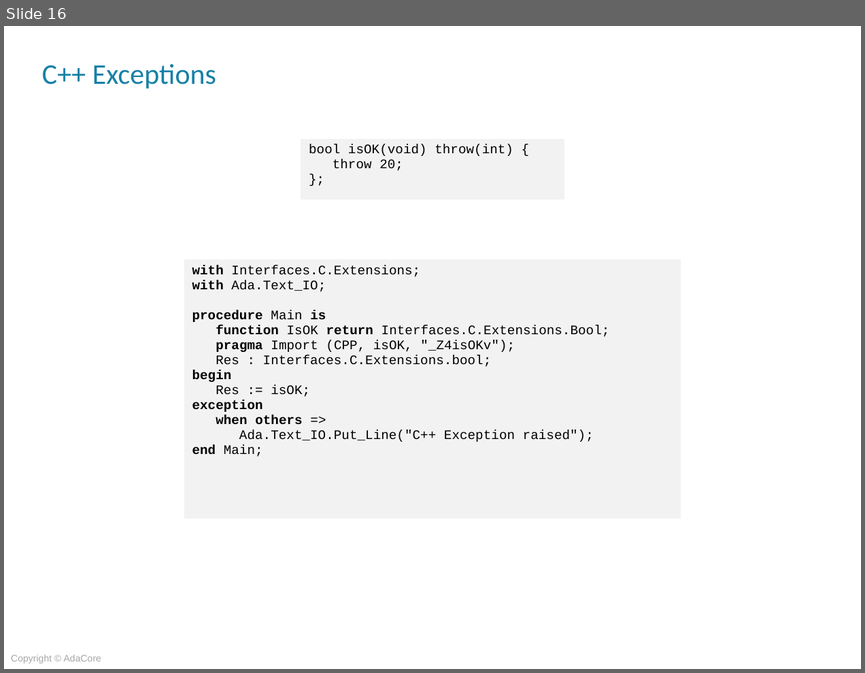
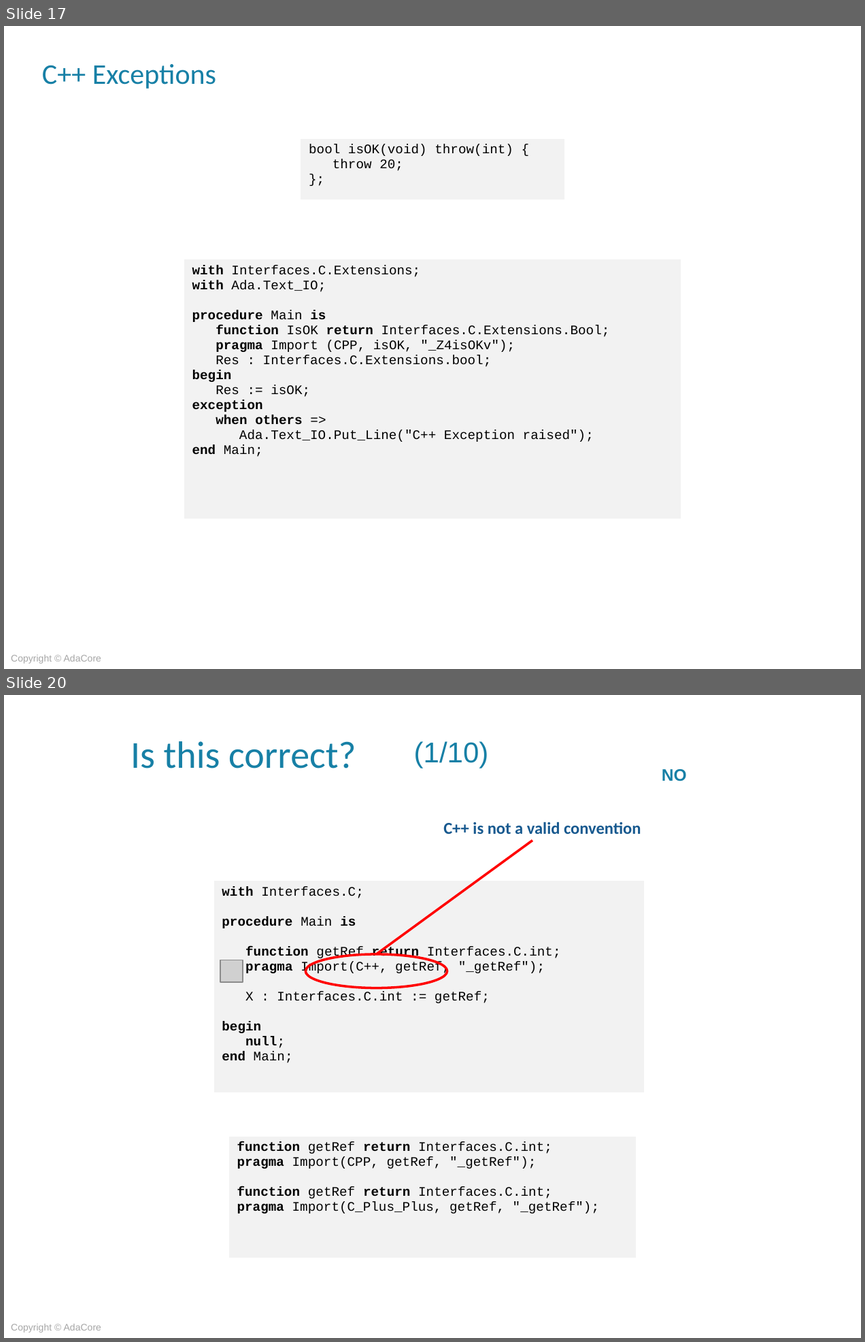
Before and after one commit to AdaCoreU/Courses, a slide deck: lectures/04_Mixed_Language_Programming_In_Ada/03_Ada_and_C++/Slides/03_Ada_and_C++.pptx. Shown one above the other, each under a label of ours: slide 16 before the commit, slides 17 and 20 after it; the slides between them are not shown. The pictures are 865x673 and 865x1342 pixels, drawn with LibreOffice and Linux fonts; fonts in the diff are those of the drawing; grey boxes stand for pictures; background and template pictures are left out. Boxes give left, top, right and bottom in pixels: in the first picture for what was removed or moved away, otherwise in the second. Text is boxed around its words. In the diff, an @@ line names an element or a change of style, - is before the commit and + after.

```diff
--- a/lectures/04_Mixed_Language_Programming_In_Ada/03_Ada_and_C++/Slides/03_Ada_and_C++.pptx
+++ b/lectures/04_Mixed_Language_Programming_In_Ada/03_Ada_and_C++/Slides/03_Ada_and_C++.pptx
@@ slide 20 added at [4,695,861,1338], background picture (left out); not listed: 1 template element that a slide beside it also shows @@
@@ text added at [130,741,356,768], 32 pt, text #1780A6 @@
+Is this correct?
@@ title added at [414,741,489,768], 24 pt, text #1780A6 @@
+(1/10)
@@ text added at [662,769,687,781], 14 pt, text #1780A6, bold @@
+NO
@@ text added at [443,821,641,834], 14 pt, text #17598F, bold @@
+C++ is not a valid convention
@@ line added from (377, 954) to (532, 841), #FF0000 2 pt @@
@@ table added at [213,880,644,1093], 1 rows, 1 columns @@
+with Interfaces.C; / procedure Main is / function getRef return Interfaces.C.int; / pragma Import(C++, getRef, "_getRef"); / X : Interfaces.C.int := getRef; / begin / null; / end Main;
@@ picture added at [220,960,242,982] @@
@@ ellipse added at [306,954,447,987], outline #FF0000 2 pt @@
@@ table added at [228,1136,636,1258], 1 rows, 1 columns @@
+function getRef return Interfaces.C.int; / pragma Import(CPP, getRef, "_getRef"); / function getRef return Interfaces.C.int; / pragma Import(C_Plus_Plus, getRef, "_getRef");
@@ what was slide 16 is now slide 17 @@
```
Also in this commit, not shown: 2 slides changed, 8 other slides added, 8 slides removed.
